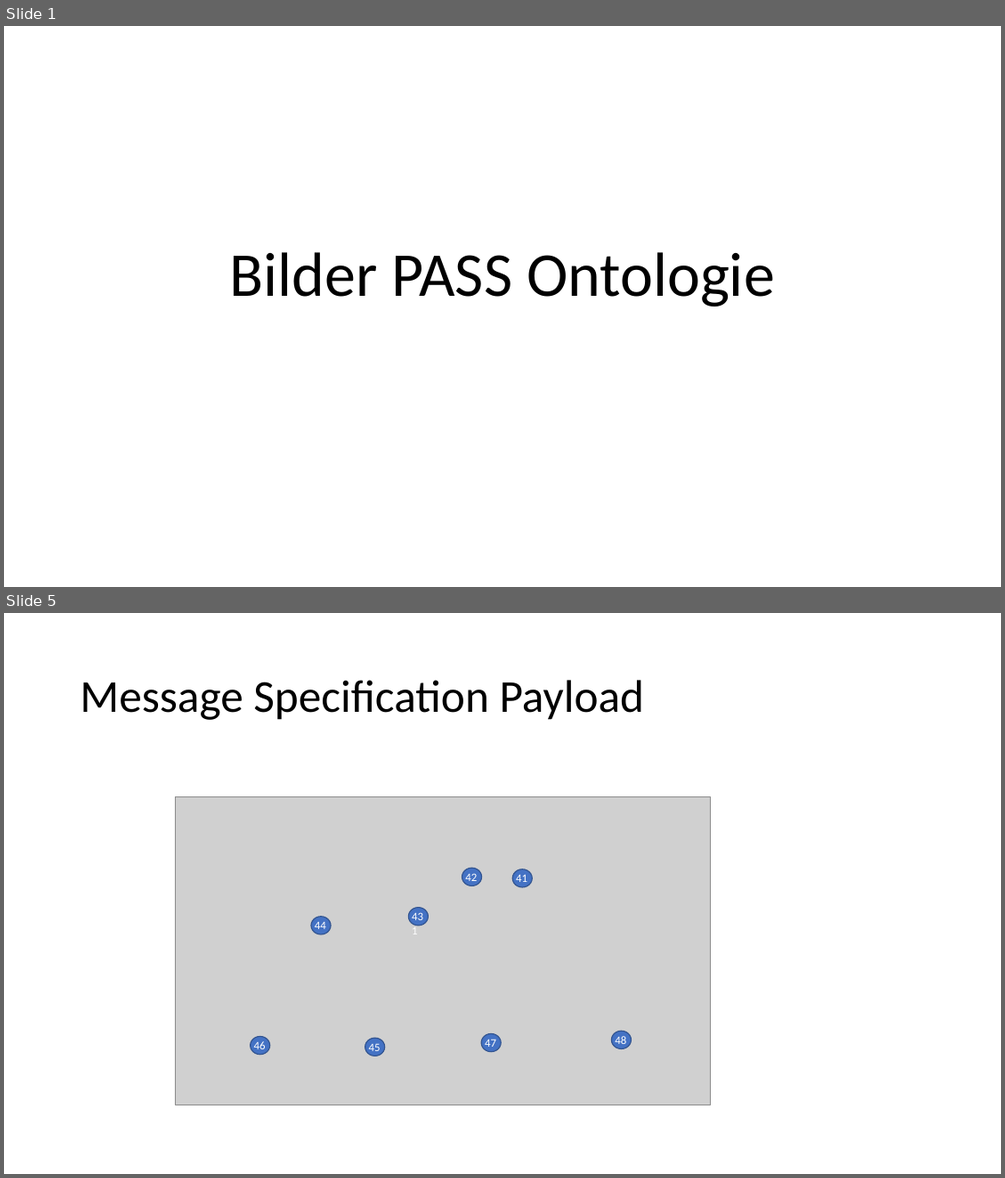
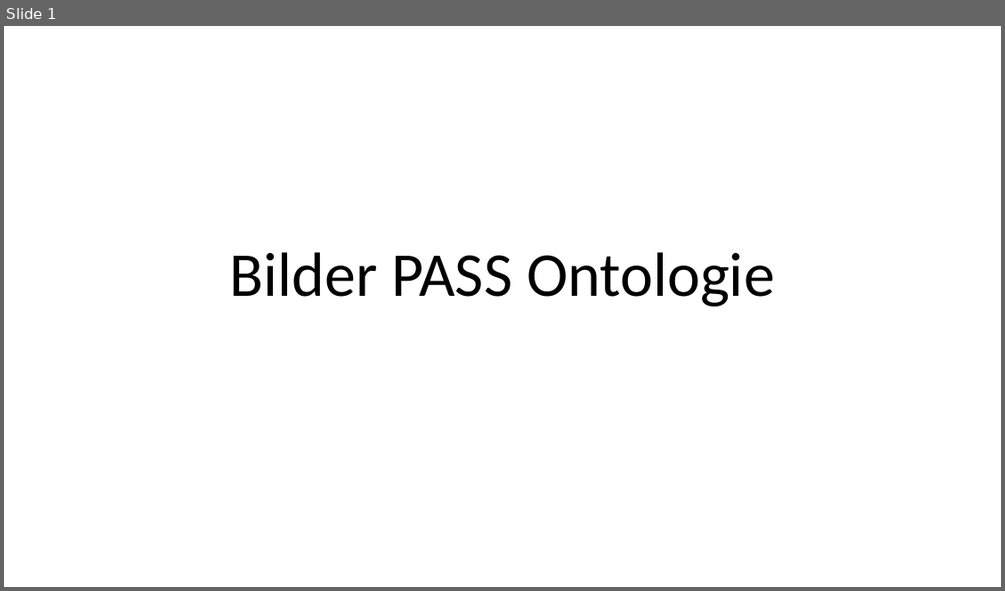
Before and after one commit to I2PM/Standard-Documents-for-Subject-Orientation, a slide deck: PASS-STandardisierungsdokument/20181026-Ontologie-Bilder/20181206 Bilder PASS Ontologie.pptx. Shown one above the other, each under a label of ours: slides 1 and 5 before the commit, slide 1 after it; the slides between them are not shown. The pictures are 1005x1178 and 1005x591 pixels, drawn with LibreOffice and Linux fonts; fonts in the diff are those of the drawing; grey boxes stand for pictures. Boxes give left, top, right and bottom in pixels: in the first picture for what was removed or moved away, otherwise in the second. Text is boxed around its words. In the diff, an @@ line names an element or a change of style, - is before the commit and + after.

```diff
--- a/PASS-STandardisierungsdokument/20181026-Ontologie-Bilder/20181206 Bilder PASS Ontologie.pptx
+++ b/PASS-STandardisierungsdokument/20181026-Ontologie-Bilder/20181206 Bilder PASS Ontologie.pptx
@@ slide 5 removed at (4,613,1001,1174), background #FFFFFF @@
@@ title removed at (80,680,645,720) @@
-Message Specification Payload
@@ picture removed at (175,797,712,1104) @@
@@ ellipse removed at (462,868,482,886) @@
@@ text removed at (465,873,477,884) @@
-42
@@ ellipse removed at (512,869,532,887) @@
@@ text removed at (516,874,527,886) @@
-41
@@ text removed at (404,906,432,941) @@
-431
@@ ellipse removed at (311,916,331,934) @@
@@ text removed at (315,922,326,933) @@
-44
@@ ellipse removed at (409,908,428,925) @@
@@ ellipse removed at (250,1037,269,1054) @@
@@ ellipse removed at (365,1038,385,1055) @@
@@ ellipse removed at (481,1033,501,1051) @@
@@ text removed at (485,1038,496,1050) @@
-47
@@ ellipse removed at (611,1031,631,1049) @@
@@ text removed at (615,1036,626,1047) @@
-48
@@ text removed at (254,1041,266,1053) @@
-46
@@ text removed at (369,1043,380,1054) @@
-45
```
Also in this commit, not shown: 11 slides added, 6 other slides removed, 11 other files.
